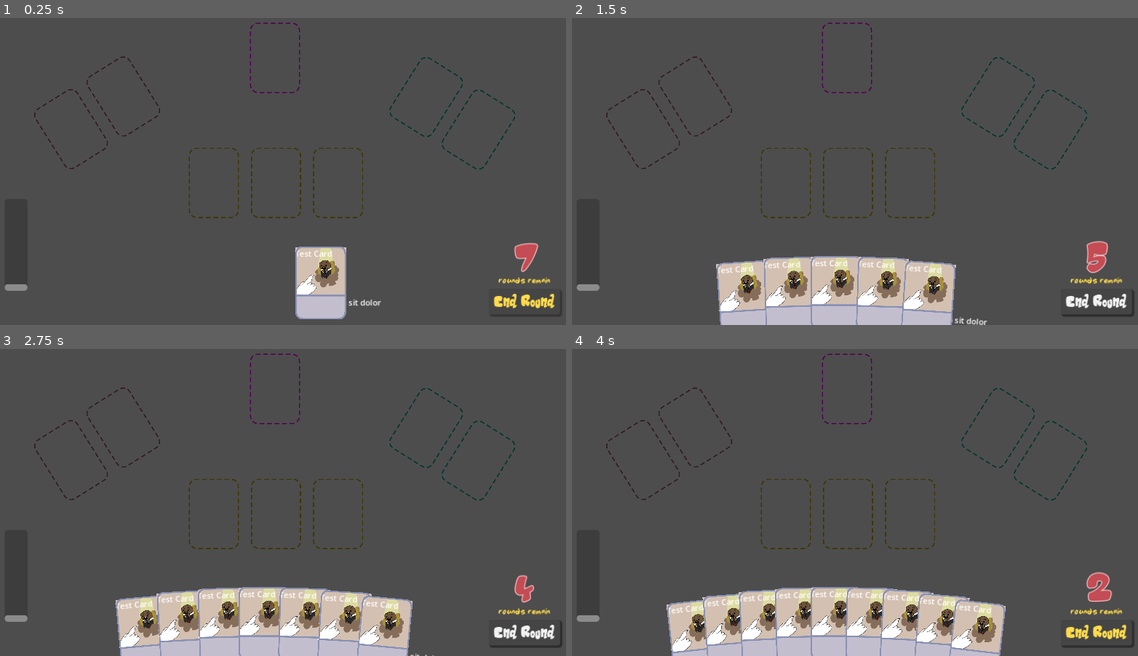
Above: before the commit, frames 1-4 (two rows, left to right).
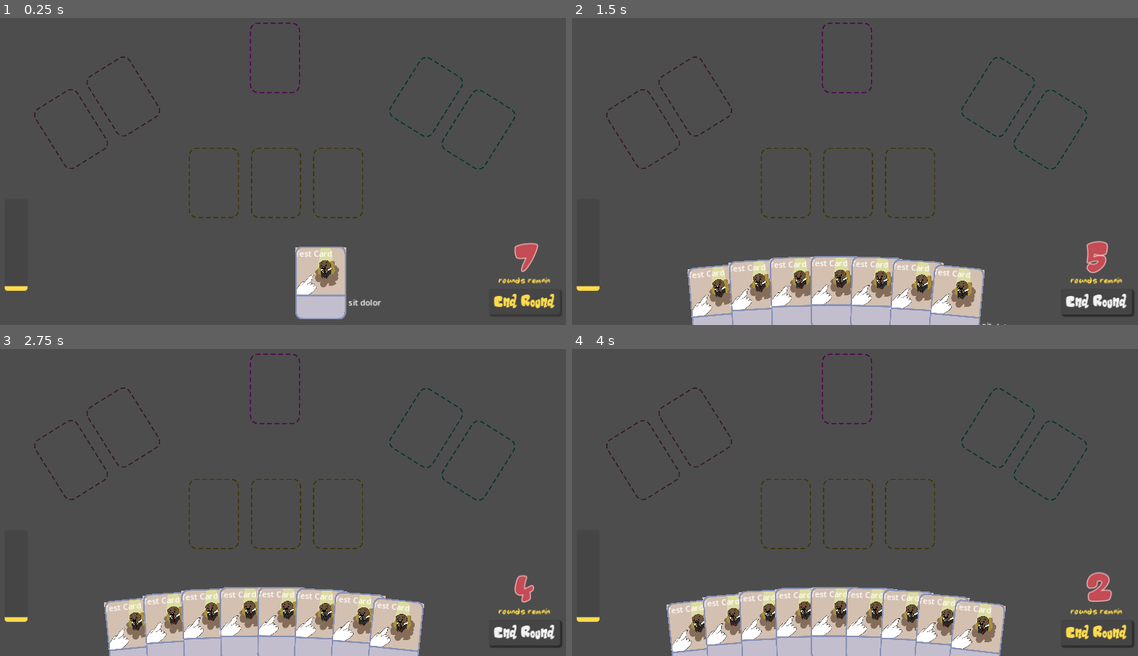
Above: after the commit, the same moments.

Repository: Doorkneel/jester-game
Game: Godot game, scene res://scenes/game.tscn
Two runs of this game, one before a commit and one after it. Both use one fixed random seed, a clock stepped at 60 frames per second and the inputs below.
Inputs (mouse positions are in pixels of both pictures, inside the frame that each line leads up to):
- Up to frame 1 (0.25 s): no input
- Up to frame 2 (1.5 s): click "End Round" at 0.5 s; click "End Round" at 1.25 s
- Up to frame 3 (2.75 s): click "End Round" at 2 s
- Up to frame 4 (4 s): tap Enter at 2.75 s; move the mouse to (787, 514) at 2.77 s; click (787, 514) at 2.85 s; tap Space at 3.5 s; move the mouse to (849, 514) at 3.52 s; click (849, 514) at 3.6 s

The runs differ from the first frame. In frame 1, less than 0.1% of the frame differs, in the area x 0-5%, y 86-89%; in frame 2, 5.6%; in frame 3, 7.6%, in the area x 0-77%, y 77-100%; in frame 4, less than 0.1%.

Commit message:
Make dragged card be on top.

Diff:
--- a/scenes/card.gd
+++ b/scenes/card.gd
@@ -83,11 +83,13 @@
 	if Input.is_action_just_pressed("click"):
 		if being_hovered and not card_being_dragged and interactable:
 			being_dragged = true
+			z_index = 1000
 			card_picked_up.emit(self)
 			card_being_dragged = self
 	elif Input.is_action_just_released("click"):
 		if being_dragged:
 			being_dragged = false
+			z_index = 0
 			card_released.emit(self)
 			card_being_dragged = null
 
--- a/scenes/game.gd
+++ b/scenes/game.gd
@@ -36,7 +36,7 @@
 # current deck and hand
 var deck: Array[String] = []
 var hand: Array[Card] = []
-var cards_left_to_draw: int = 5
+var cards_to_draw: int = 5
 
 func _ready() -> void:
 	# initialize UI
@@ -88,7 +88,7 @@
 		# TODO take king card effect
 		pass
 
-		card_draw_timer.start()
+		draw_card()
 
 func adjust_attitude(audience, favour) -> void:
 	if audience == "court":
@@ -145,5 +145,5 @@
 
 func _on_card_draw_timer_timeout() -> void:
 	draw_card()
-	cards_left_to_draw -= 1
-	if cards_left_to_draw > 0: card_draw_timer.start()
+	cards_to_draw -= 1
+	if cards_to_draw > 0: card_draw_timer.start()
--- a/scenes/game.tscn
+++ b/scenes/game.tscn
@@ -1,8 +1,7 @@
-[gd_scene load_steps=11 format=3 uid="uid://c3ekjjhiqy5iy"]
+[gd_scene load_steps=13 format=3 uid="uid://c3ekjjhiqy5iy"]
 
 [ext_resource type="Script" path="res://scenes/game.gd" id="1_gmfm1"]
 [ext_resource type="PackedScene" uid="uid://bnla5m7oa6rcr" path="res://scenes/card_slot.tscn" id="2_3wt2b"]
-[ext_resource type="PackedScene" uid="uid://onajvaufej6p" path="res://scenes/card.tscn" id="3_aadjc"]
 [ext_resource type="FontFile" uid="uid://c3syvr3xbve25" path="res://assets/Magic Sound.ttf" id="5_2d1mq"]
 [ext_resource type="FontFile" uid="uid://3qnfqecml1m" path="res://assets/Skincake.ttf" id="5_x7nl2"]
 
@@ -45,11 +44,24 @@
 shadow_size = 3
 shadow_offset = Vector2(3, 3)
 
+[sub_resource type="StyleBoxFlat" id="StyleBoxFlat_ip60r"]
+bg_color = Color(0.270588, 0.270588, 0.270588, 1)
+corner_radius_top_left = 5
+corner_radius_top_right = 5
+
+[sub_resource type="StyleBoxFlat" id="StyleBoxFlat_02dbk"]
+bg_color = Color(1, 0.858824, 0.298039, 1)
+corner_radius_bottom_right = 5
+corner_radius_bottom_left = 5
+
 [sub_resource type="Curve2D" id="Curve2D_7rpl5"]
 _data = {
 "points": PackedVector2Array(-225.018, 46.298, 225.018, -46.298, 90, 644, -248.315, -53.4812, 248.315, 53.4812, 981, 646)
 }
 point_count = 2
+
+[sub_resource type="RectangleShape2D" id="RectangleShape2D_jrlsg"]
+size = Vector2(801, 123.5)
 
 [node name="Game" type="Node"]
 script = ExtResource("1_gmfm1")
@@ -99,14 +111,6 @@
 [node name="King" parent="King" instance=ExtResource("2_3wt2b")]
 location = 3
 
-[node name="Card" parent="." instance=ExtResource("3_aadjc")]
-visible = false
-position = Vector2(582, 532)
-
-[node name="Card2" parent="." instance=ExtResource("3_aadjc")]
-visible = false
-position = Vector2(614, 570)
-
 [node name="CanvasLayer" type="CanvasLayer" parent="."]
 
 [node name="Rounds" type="Label" parent="CanvasLayer"]
@@ -149,6 +153,9 @@
 offset_top = 398.0
 offset_right = 86.0
 offset_bottom = 580.0
+theme_override_styles/background = SubResource("StyleBoxFlat_ip60r")
+theme_override_styles/fill = SubResource("StyleBoxFlat_02dbk")
+value = 5.0
 fill_mode = 3
 show_percentage = false
 
@@ -168,5 +175,11 @@
 [node name="CardSpawn" type="Marker2D" parent="."]
 position = Vector2(1254, 464)
 
+[node name="HandHitbox" type="Area2D" parent="."]
+
+[node name="CollisionShape2D" type="CollisionShape2D" parent="HandHitbox"]
+position = Vector2(551, 598)
+shape = SubResource("RectangleShape2D_jrlsg")
+
 [connection signal="pressed" from="CanvasLayer/EndRound" to="." method="advance_round"]
 [connection signal="timeout" from="CardDrawTimer" to="." method="_on_card_draw_timer_timeout"]
